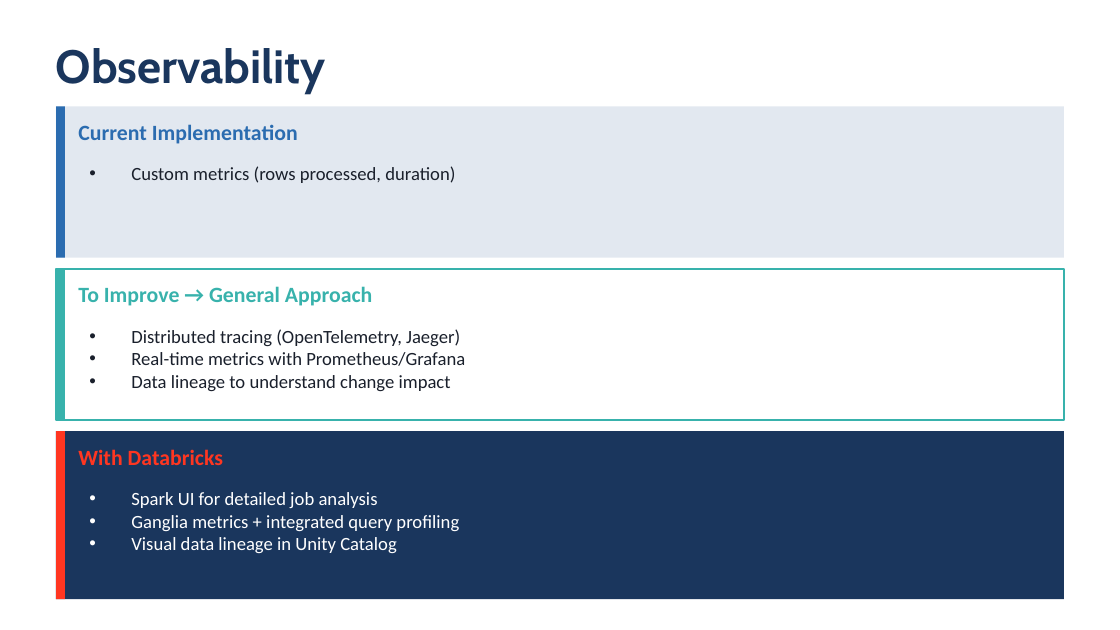
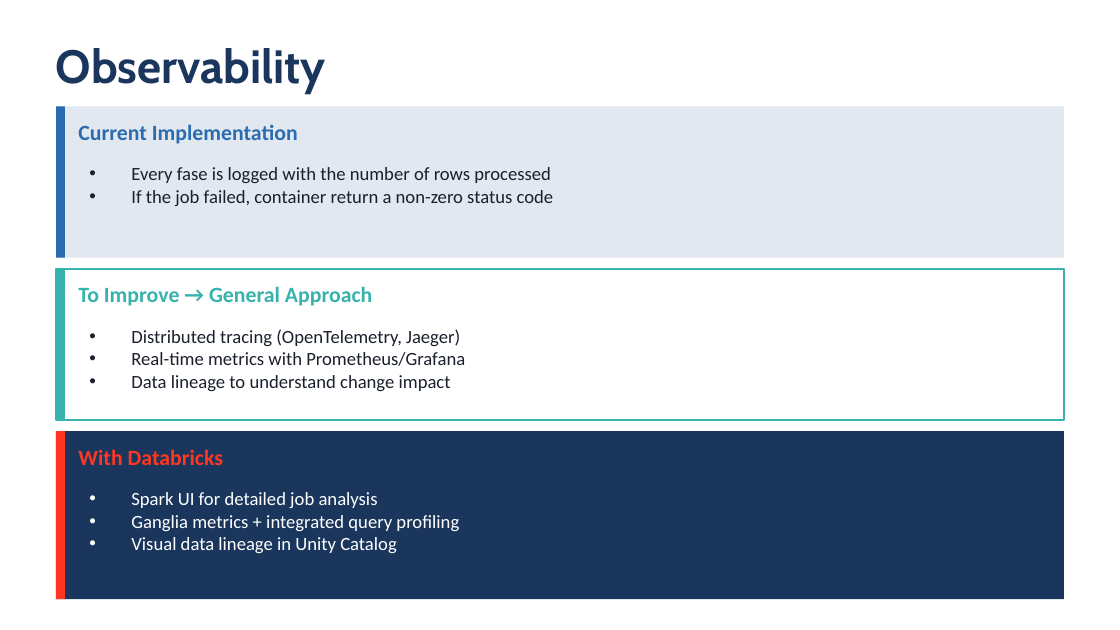
Before and after one commit to bergamobobson/revo-dataengineering-challenge, a slide deck: slide 13 of odin_full_presentation.pptx (slide 15 before the commit). Drawn at 1120x630 pixels with LibreOffice and Linux fonts; fonts in the diff are those of the drawing. Boxes give left, top, right and bottom in pixels: in the first picture for what was removed or moved away, otherwise in the second. Text is boxed around its words. In the diff, an @@ line names an element or a change of style, - is before the commit and + after.

```diff
--- a/odin_full_presentation.pptx
+++ b/odin_full_presentation.pptx
@@ text at [131, 167, 554, 206]: text changed @@
-• Custom metrics (rows processed, duration)
+• Every fase is logged with the number of rows processed
+• If the job failed, container return a non-zero status code
```
Also in this commit, not shown: 6 other slides changed, 1 slide removed, 1 other file.
